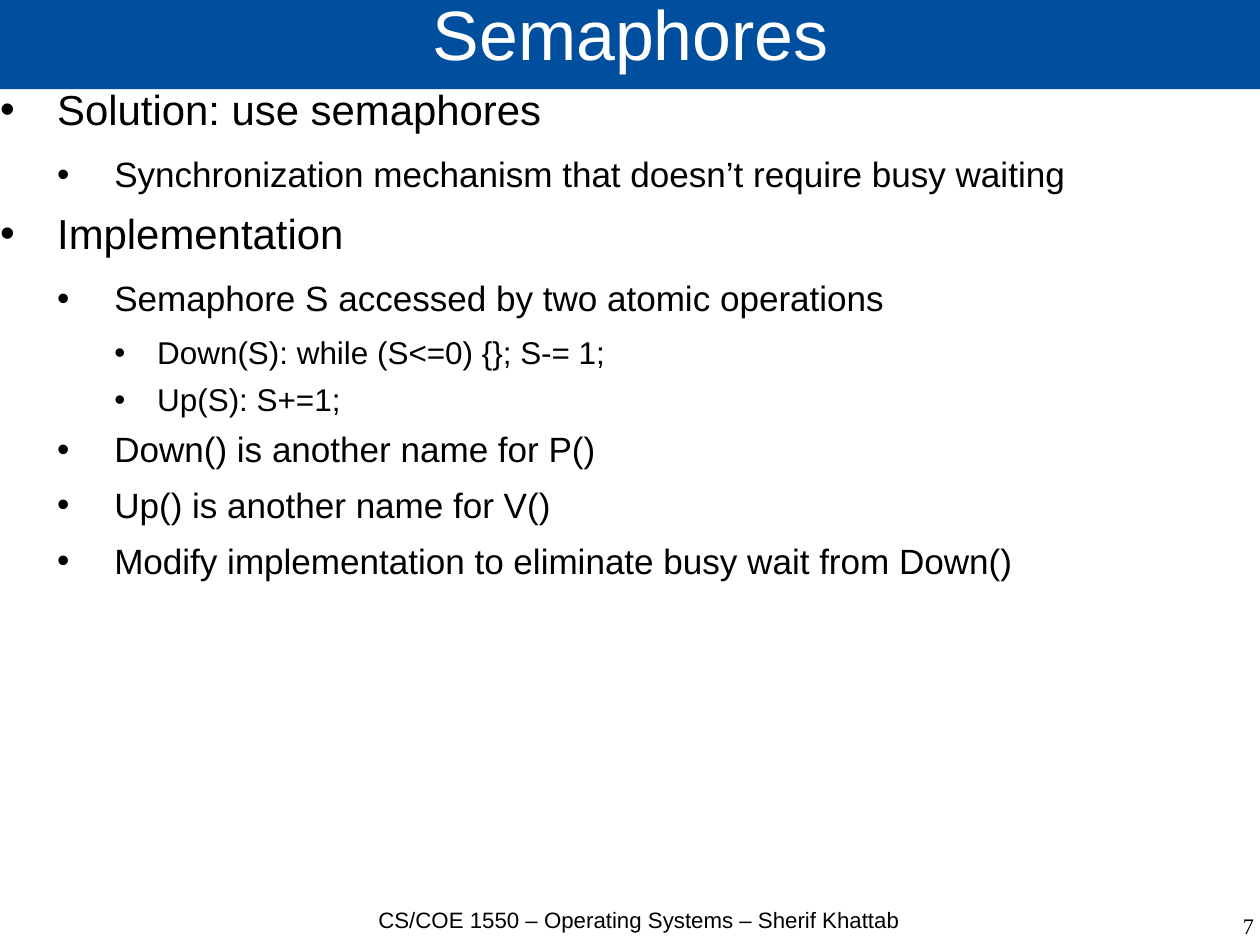
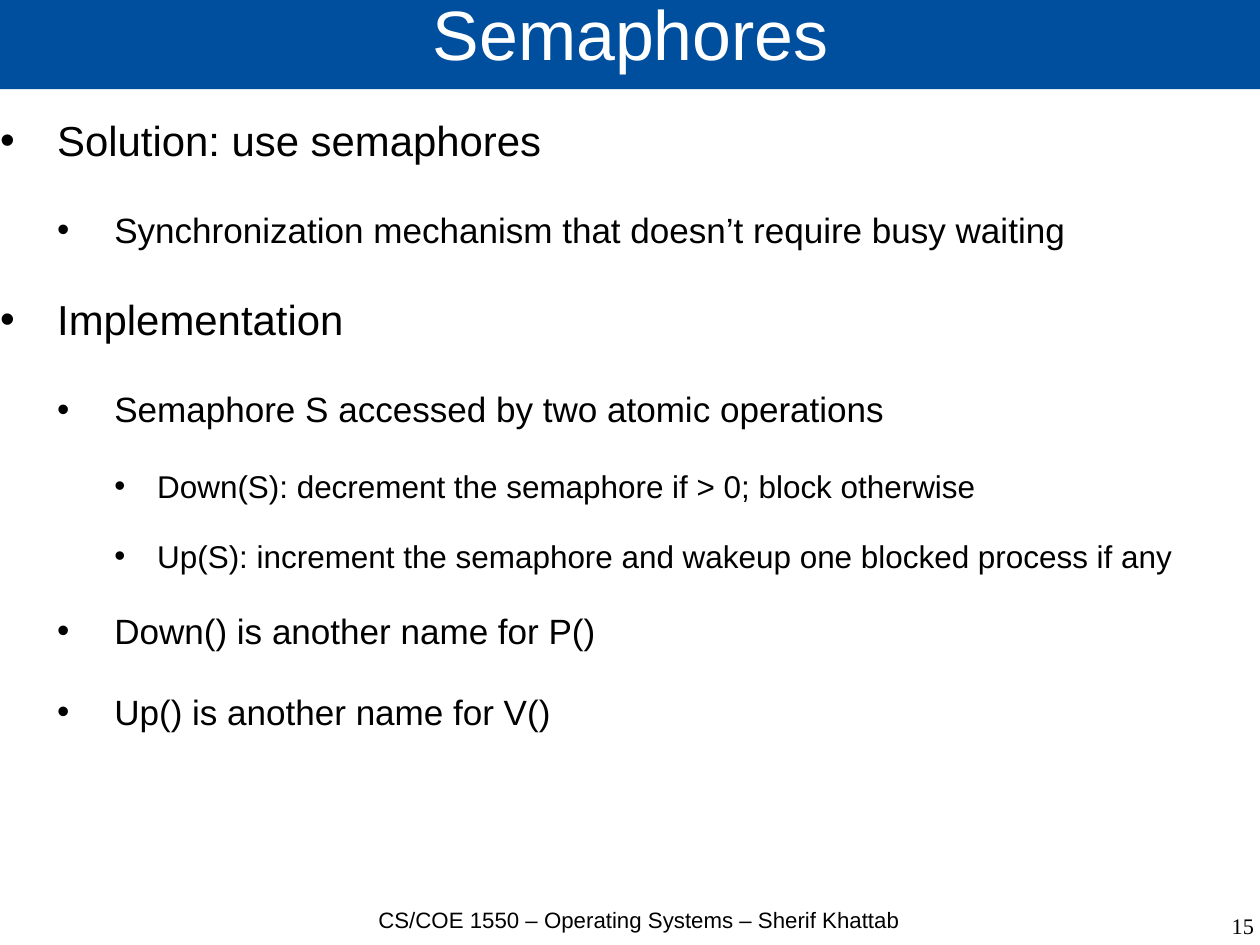
Before and after one commit to cs1550-2224/cs1550-code-handouts, a slide deck: slide 15 of DraftSlides/Lecture3.pptx (slide 7 before the commit). Drawn at 1260x945 pixels with LibreOffice and Linux fonts; fonts in the diff are those of the drawing. Boxes give left, top, right and bottom in pixels: in the first picture for what was removed or moved away, otherwise in the second. Text is boxed around its words. In the diff, an @@ line names an element or a change of style, - is before the commit and + after.

```diff
--- a/DraftSlides/Lecture3.pptx
+++ b/DraftSlides/Lecture3.pptx
@@ text at (57, 125, 1065, 732): line spacing 0.9 to 1.5 @@
@@ text at (157, 475, 1172, 574): text changed @@
-    • Down(S): while (S<=0) {}; S-= 1;
-    • Up(S): S+=1;
+    • Down(S): decrement the semaphore if > 0; block otherwise
+    • Up(S): increment the semaphore and wakeup one blocked process if any
@@ text at (114, 548, 1012, 580): paragraph removed @@
-  • Modify implementation to eliminate busy wait from Down()
@@ page number at (1232, 919, 1254, 935): text changed @@
-7
+15
```
Also in this commit, not shown: 12 other slides changed, 11 slides added, 2 slides removed, 2 other files.
